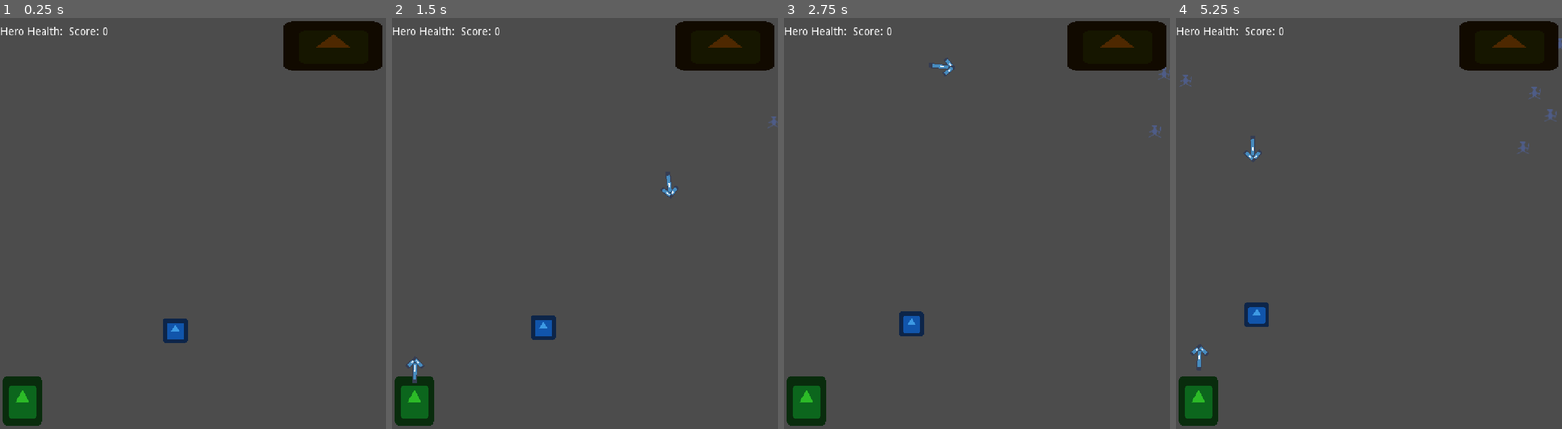
Above: before the commit, frames 1-4 (left to right).
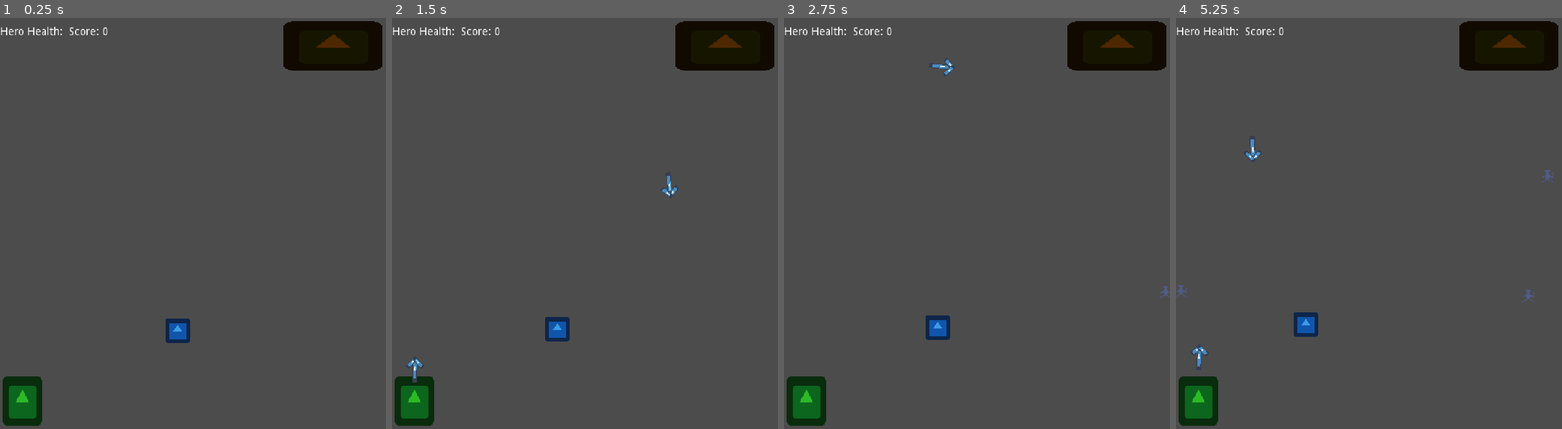
Above: after the commit, the same moments.

Repository: Hoimar/ashes
Game: Godot game, scene res://scenes/main.tscn
Same seed, same stepped clock (60 frames per second), same inputs: the game is played once before the commit and once after it. The engine's default icon, where the game draws it, is replaced by a stand-in: a white triangle on a blue panel in a dark square.
Inputs (mouse positions are in pixels of both pictures, inside the frame that each line leads up to):
- Up to frame 1 (0.25 s): no input
- Up to frame 2 (1.5 s): move the mouse to (669, 202) at 0.52 s; click (669, 202) at 0.67 s; move the mouse to (507, 244) at 1.27 s; click (507, 244) at 1.42 s
- Up to frame 3 (2.75 s): move the mouse to (1015, 133) at 2.02 s; click (1015, 133) at 2.17 s
- Up to frame 4 (5.25 s): move the mouse to (1349, 309) at 2.77 s; click (1349, 309) at 2.92 s; move the mouse to (1484, 289) at 3.52 s; click (1484, 289) at 3.67 s; move the mouse to (1253, 161) at 4.27 s; click (1253, 161) at 4.42 s; move the mouse to (1388, 223) at 5.02 s; click (1388, 223) at 5.17 s

The runs differ from the first frame. In frame 1, 0.1% of the frame differs, in the area x 5-50%, y 73-99%; in frame 2, 0.6%; in frame 3, 0.9%; in frame 4, 1.1%, in the area x 0-100%, y 4-99%.

Commit message:
Support for timed waves with cooldown

Diff:
--- a/project.godot
+++ b/project.godot
@@ -20,6 +20,21 @@
 "path": "res://scripts/enemy.gd"
 }, {
 "base": "Node2D",
+"class": "EnemyGroup",
+"language": "GDScript",
+"path": "res://scripts/enemy_group.gd"
+}, {
+"base": "Node2D",
+"class": "EnemySpawner",
+"language": "GDScript",
+"path": "res://scripts/enemy_spawner.gd"
+}, {
+"base": "Node2D",
+"class": "EnemyWave",
+"language": "GDScript",
+"path": "res://scripts/enemy_wave.gd"
+}, {
+"base": "Node2D",
 "class": "Hero",
 "language": "GDScript",
 "path": "res://scripts/hero.gd"
@@ -27,6 +42,9 @@
 _global_script_class_icons={
 "Arrow": "",
 "Enemy": "",
+"EnemyGroup": "",
+"EnemySpawner": "",
+"EnemyWave": "",
 "Hero": ""
 }
 
@@ -40,8 +58,8 @@
 
 window/size/width=500
 window/size/height=540
-window/size/test_width=750
-window/size/test_height=810
+window/size/test_width=1000
+window/size/test_height=1080
 window/stretch/mode="viewport"
 window/stretch/aspect="keep"
 
@@ -52,4 +70,5 @@
 [rendering]
 
 quality/driver/driver_name="GLES2"
+2d/snapping/use_gpu_pixel_snap=true
 environment/default_environment="res://default_env.tres"
--- a/scenes/enemy.tscn
+++ b/scenes/enemy.tscn
@@ -29,7 +29,6 @@
 texture = ExtResource( 1 )
 
 [node name="Hitbox" type="Area2D" parent="."]
-visible = false
 position = Vector2( 0, 1 )
 collision_layer = 3
 __meta__ = {
--- /dev/null
+++ b/scenes/enemy_group.tscn
@@ -0,0 +1,14 @@
+[gd_scene load_steps=2 format=2]
+
+[ext_resource path="res://scripts/enemy_group.gd" type="Script" id=1]
+
+[node name="EnemyGroup" type="Node2D"]
+script = ExtResource( 1 )
+
+[node name="DelayTimer" type="Timer" parent="."]
+one_shot = true
+
+[node name="SpawnTimer" type="Timer" parent="."]
+
+[connection signal="timeout" from="DelayTimer" to="." method="_on_DelayTimer_timeout"]
+[connection signal="timeout" from="SpawnTimer" to="." method="_on_SpawnTimer_timeout"]
--- a/scenes/enemy_spawner.tscn
+++ b/scenes/enemy_spawner.tscn
@@ -2,12 +2,7 @@
 
 [ext_resource path="res://scripts/enemy_spawner.gd" type="Script" id=1]
 
-[node name="EnemySpawner" type="Area2D"]
+[node name="EnemySpawner" type="Area2D" groups=[
+"enemy_spawner",
+]]
 script = ExtResource( 1 )
-
-[node name="SpawnTimer" type="Timer" parent="."]
-autostart = true
-
-[node name="WaveTimer" type="Timer" parent="."]
-
-[connection signal="timeout" from="SpawnTimer" to="." method="_on_Timer_timeout"]
--- /dev/null
+++ b/scenes/enemy_wave.tscn
@@ -0,0 +1,15 @@
+[gd_scene load_steps=2 format=2]
+
+[ext_resource path="res://scripts/enemy_wave.gd" type="Script" id=1]
+
+[node name="EnemyWave" type="Node2D"]
+script = ExtResource( 1 )
+
+[node name="WaveTimer" type="Timer" parent="."]
+one_shot = true
+
+[node name="CooldownTimer" type="Timer" parent="."]
+one_shot = true
+
+[connection signal="timeout" from="WaveTimer" to="." method="_on_WaveTimer_timeout"]
+[connection signal="timeout" from="CooldownTimer" to="." method="_on_CooldownTimer_timeout"]
--- a/scenes/stage.tscn
+++ b/scenes/stage.tscn
@@ -1,10 +1,14 @@
-[gd_scene load_steps=8 format=2]
+[gd_scene load_steps=12 format=2]
 
 [ext_resource path="res://scenes/enemy_spawner.tscn" type="PackedScene" id=1]
 [ext_resource path="res://scenes/archer.tscn" type="PackedScene" id=2]
 [ext_resource path="res://scenes/hero.tscn" type="PackedScene" id=3]
 [ext_resource path="res://scenes/goal.tscn" type="PackedScene" id=4]
 [ext_resource path="res://scripts/stage.gd" type="Script" id=5]
+[ext_resource path="res://scenes/enemy.tscn" type="PackedScene" id=6]
+[ext_resource path="res://scenes/enemy_wave.tscn" type="PackedScene" id=7]
+[ext_resource path="res://scenes/enemy_group.tscn" type="PackedScene" id=8]
+[ext_resource path="res://scripts/wave_manager.gd" type="Script" id=9]
 
 [sub_resource type="RectangleShape2D" id=1]
 extents = Vector2( 250, 180 )
@@ -85,5 +89,20 @@
 "_edit_use_anchors_": false
 }
 
+[node name="WaveManager" type="Node" parent="."]
+script = ExtResource( 9 )
+
+[node name="EnemyWave" parent="WaveManager" instance=ExtResource( 7 )]
+
+[node name="EnemyGroup" parent="WaveManager/EnemyWave" instance=ExtResource( 8 )]
+amount = 8
+scene = ExtResource( 6 )
+
+[node name="EnemyWave2" parent="WaveManager" instance=ExtResource( 7 )]
+
+[node name="EnemyGroup" parent="WaveManager/EnemyWave2" instance=ExtResource( 8 )]
+amount = 15
+scene = ExtResource( 6 )
+
 [connection signal="mouse_clicked" from="." to="Game/Archer" method="_on_Stage_mouse_clicked"]
 [connection signal="tween_completed" from="HeroPathTween" to="." method="_on_HeroPathTween_tween_completed"]
--- a/scripts/arrow_controller.gd
+++ b/scripts/arrow_controller.gd
@@ -37,5 +37,5 @@
 	tween.start()
 
 
-func _on_Tween_tween_completed(object, key):
+func _on_Tween_tween_completed(_object, _key):
 	queue_free()
--- a/scripts/enemy.gd
+++ b/scripts/enemy.gd
@@ -15,7 +15,7 @@
 
 var state := 0
 var health := HEALTH_START
-var direction := -1
+var facing_direction := -1
 var damage := 1
 var velocity := Vector2.ZERO
 onready var knockback_tween := $KnockbackTween
@@ -59,5 +59,5 @@
 		knockback(hero.global_position)
 
 
-func _on_KnockbackTween_tween_completed(object, key):
+func _on_KnockbackTween_tween_completed(_object, _key):
 	state = STATE.CHASING
--- /dev/null
+++ b/scripts/enemy_group.gd
@@ -0,0 +1,36 @@
+class_name EnemyGroup
+extends Node2D
+
+export var amount: int = 1
+export var scene: PackedScene
+export(float, 0.1, 600) var duration: float = 10
+export(float, 0.0, 600) var delay: float = 0
+onready var delay_timer := $DelayTimer
+onready var spawn_timer := $SpawnTimer
+var num_spawned: int
+onready var target_node: EnemySpawner = get_tree().get_nodes_in_group("enemy_spawner")[0]
+
+# Called when the node enters the scene tree for the first time.
+func _ready():
+	if delay > 0:
+		delay_timer.wait_time = delay
+	var spawn_delay = duration / amount
+	spawn_timer.wait_time = spawn_delay
+
+
+func _on_SpawnTimer_timeout():
+	target_node.spawn(scene)
+	num_spawned += 1
+	if num_spawned == amount:
+		spawn_timer.stop()
+
+
+func start():
+	if delay > 0:
+		delay_timer.start()
+	else:
+		_on_DelayTimer_timeout()
+
+
+func _on_DelayTimer_timeout():
+	spawn_timer.start()
--- a/scripts/enemy_spawner.gd
+++ b/scripts/enemy_spawner.gd
@@ -1,6 +1,7 @@
+class_name EnemySpawner
 extends Node2D
 
-const ENEMY := preload("res://scenes/enemy.tscn")
+const SPAWN_OFFSET := 16.0
 
 var spawn_area: RectangleShape2D
 onready var right_edge := get_viewport_rect().size.x
@@ -13,12 +14,13 @@
 			spawn_area = child.shape
 
 
-func _on_Timer_timeout():
-	var enemy: Node2D = ENEMY.instance()
+func spawn(var scene: PackedScene):
 	var side: int = randi() % 2
-	var x: float = 0 if side == 0 else right_edge
-	var y: float = randf() * spawn_area.extents.y
-	var pos := Vector2(x, y)
+	var offset = SPAWN_OFFSET if side == 1 else -SPAWN_OFFSET
+	var x: float = 0.0 if side == 0 else right_edge
+	var y: float = randf() * spawn_area.extents.y * 2
+	var pos := Vector2(x + offset, y)
+	var enemy: Enemy = scene.instance()
 	enemy.position = pos
-	enemy.direction = side
+	enemy.facing_direction = side
 	add_child(enemy)
--- /dev/null
+++ b/scripts/enemy_wave.gd
@@ -0,0 +1,35 @@
+class_name EnemyWave
+extends Node2D
+
+signal wave_finished(wave)
+
+export(float, 0.1, 600) var duration: float = 10
+export(float, 0.1, 600) var cooldown: float = 10
+onready var wave_timer := $WaveTimer
+onready var cooldown_timer := $CooldownTimer
+var num_spawned: int
+
+
+# Called when the node enters the scene tree for the first time.
+func _ready():
+	wave_timer.wait_time = duration
+	cooldown_timer.wait_time = cooldown
+
+
+func _on_WaveTimer_timeout():
+	print("Cooling down wave ", self)
+	cooldown_timer.start()
+
+
+func start():
+	print("Starting wave ", self)
+	for child in get_children():
+		if child is EnemyGroup:
+			child.start()
+	wave_timer.start()
+
+
+func _on_CooldownTimer_timeout():
+	print("Finished wave ", self)
+	emit_signal("wave_finished", self)
+	queue_free()
--- a/scripts/stage.gd
+++ b/scripts/stage.gd
@@ -1,6 +1,6 @@
 extends Node2D
 
-const HERO_WALK_DURATION := 60.0
+const HERO_WALK_DURATION := 120.0
 
 enum STATE {
 	RUNNING,
@@ -43,7 +43,7 @@
 	state = new
 
 
-func _on_HeroPathTween_tween_completed(object, key):
+func _on_HeroPathTween_tween_completed(_object, _key):
 	set_state(STATE.WON)
 
 
--- /dev/null
+++ b/scripts/wave_manager.gd
@@ -0,0 +1,21 @@
+extends Node
+
+
+# Called when the node enters the scene tree for the first time.
+func _ready():
+	for node in get_children():
+		if node is EnemyWave:
+			node.connect("wave_finished", self, "wave_finished")
+	start_top_wave()
+
+
+func wave_finished(var wave: EnemyWave):
+	remove_child(wave)
+	start_top_wave()
+
+
+func start_top_wave():
+	if get_child_count() == 0:
+		return
+	var wave: EnemyWave = get_children().front()
+	wave.start()
